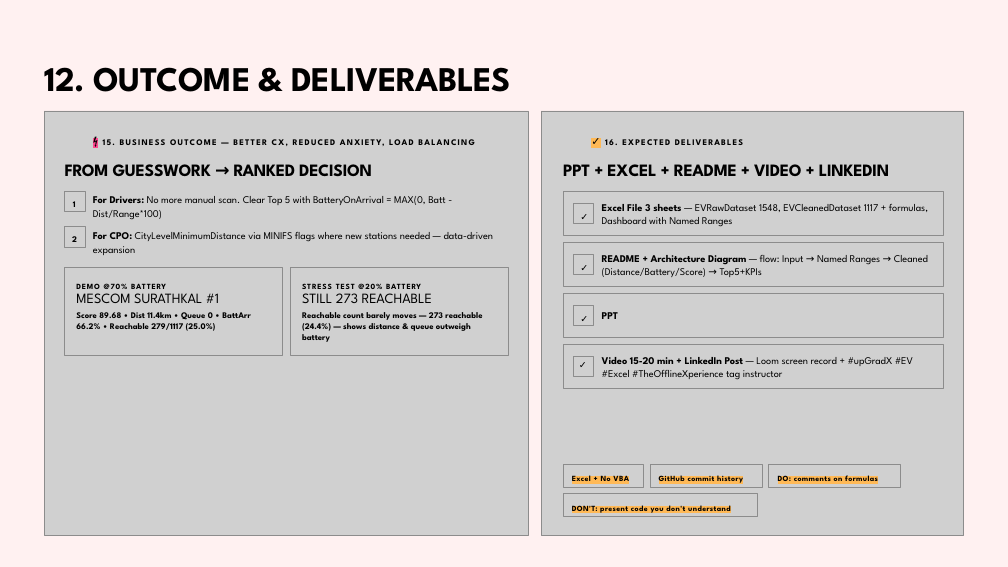
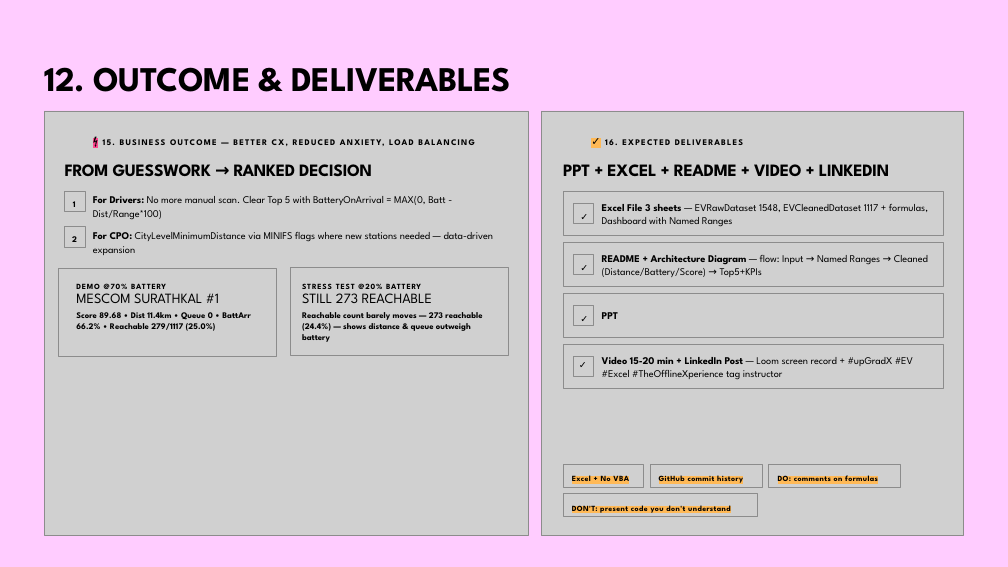
Before and after one commit to JEISAMATHEW/EV_Recommendation_Dashboard, a slide deck: slide 14 of EV Recommendation Dashboard.pptx. Drawn at 1008x567 pixels with LibreOffice and Linux fonts; fonts in the diff are those of the drawing; grey boxes stand for pictures. Boxes give left, top, right and bottom in pixels: in the first picture for what was removed or moved away, otherwise in the second. Text is boxed around its words. In the diff, an @@ line names an element or a change of style, - is before the commit and + after.

```diff
--- a/EV Recommendation Dashboard.pptx
+++ b/EV Recommendation Dashboard.pptx
@@ background #FFF1F1 to #FFCCFF @@
@@ picture: place and size @@
-picture at [64,267,282,355]
+picture at [58,268,276,357]
```
Also in this commit, not shown: 14 other slides changed.
